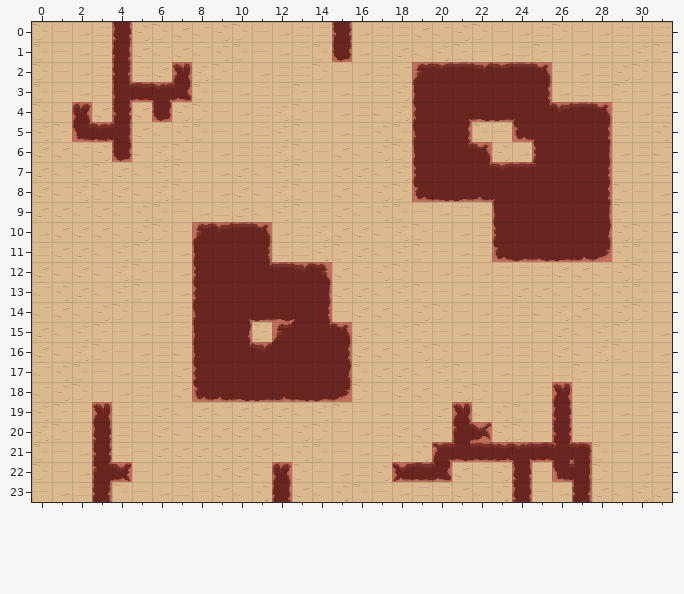
Tiled map: assets/tiledStuff/tm_level1Placeholder.tmx. Above, as it was before the edit.
Cells are 25x25 px. Shown: x 0..31, y 0..23.
The result:
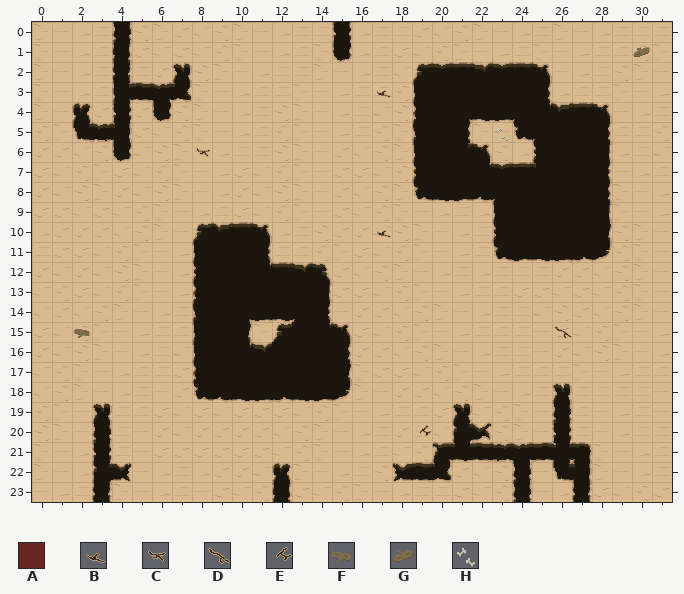
Key: from "tm_collision": A 0; from "ts_decor": B 0, C 1, D 2, E 3, F 5, G 6, H 11.
_ is an empty cell.
Tiles of an added or newly shown layer are drawn over the layers below it.
See-through tiles are keyed as they look on the map.
Diff:
Layer "decorLayer" (added):
y 1: x 30 _ -> G
y 3: x 17 _ -> B
y 5: x 23 _ -> H
y 6: x 8 _ -> C
y 10: x 17 _ -> B
y 15: x 2 _ -> F; x 26 _ -> D
y 20: x 19 _ -> E
Layer "collisionLayer" (now hidden):
y 0..1: x 4 A -> _; x 15 A -> _
y 2: x 4 A -> _; x 7 A -> _; x 19..25 AAAAAAA -> _______
y 3: x 4..7 AAAA -> ____; x 19..25 AAAAAAA -> _______
y 4: x 2 A -> _; x 4 A -> _; x 6 A -> _; x 19..28 AAAAAAAAAA -> __________
y 5: x 2..4 AAA -> ___; x 19..21 AAA -> ___; x 24..28 AAAAA -> _____
y 6: x 4 A -> _; x 19..22 AAAA -> ____; x 25..28 AAAA -> ____
y 7..8: x 19..28 AAAAAAAAAA -> __________
y 9: x 23..28 AAAAAA -> ______
y 10..11: x 8..11 AAAA -> ____; x 23..28 AAAAAA -> ______
y 12..14: x 8..14 AAAAAAA -> _______
y 15: x 8..10 AAA -> ___; x 12..15 AAAA -> ____
y 16..17: x 8..15 AAAAAAAA -> ________
y 18: x 8..15 AAAAAAAA -> ________; x 26 A -> _
y 19: x 3 A -> _; x 21 A -> _; x 26 A -> _
y 20: x 3 A -> _; x 21..22 AA -> __; x 26 A -> _
y 21: x 3 A -> _; x 20..27 AAAAAAAA -> ________
y 22: x 3..4 AA -> __; x 12 A -> _; x 18..20 AAA -> ___; x 24 A -> _; x 26..27 AA -> __
y 23: x 3 A -> _; x 12 A -> _; x 24 A -> _; x 27 A -> _
